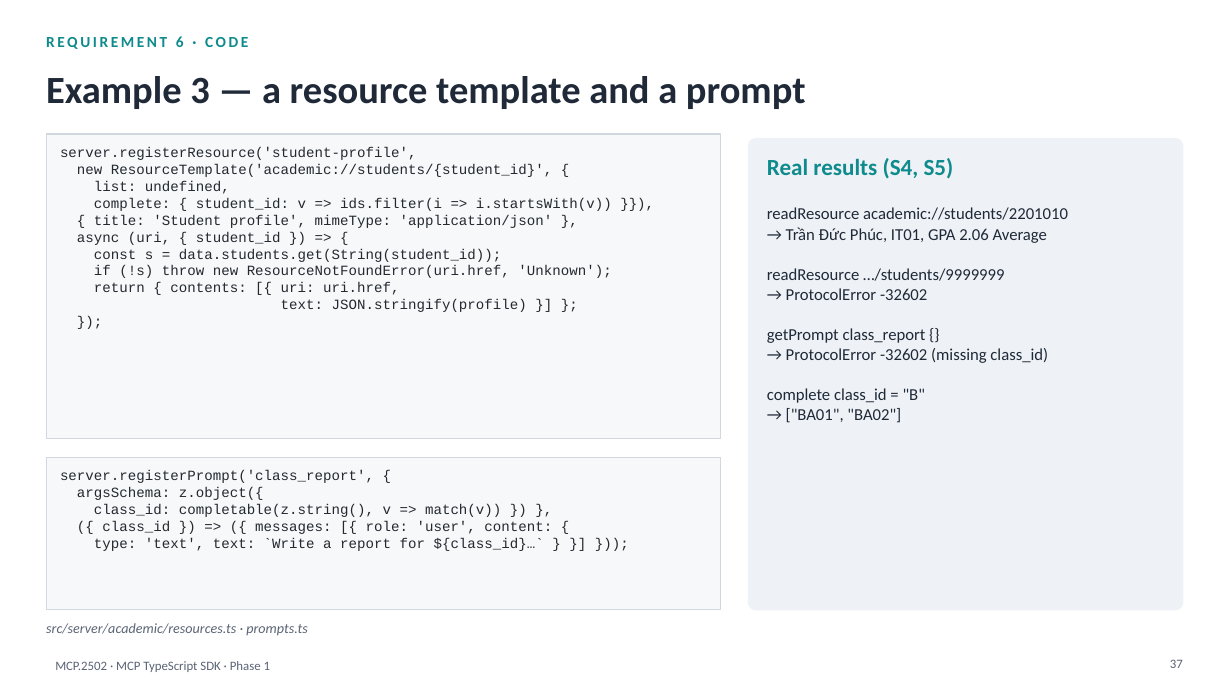
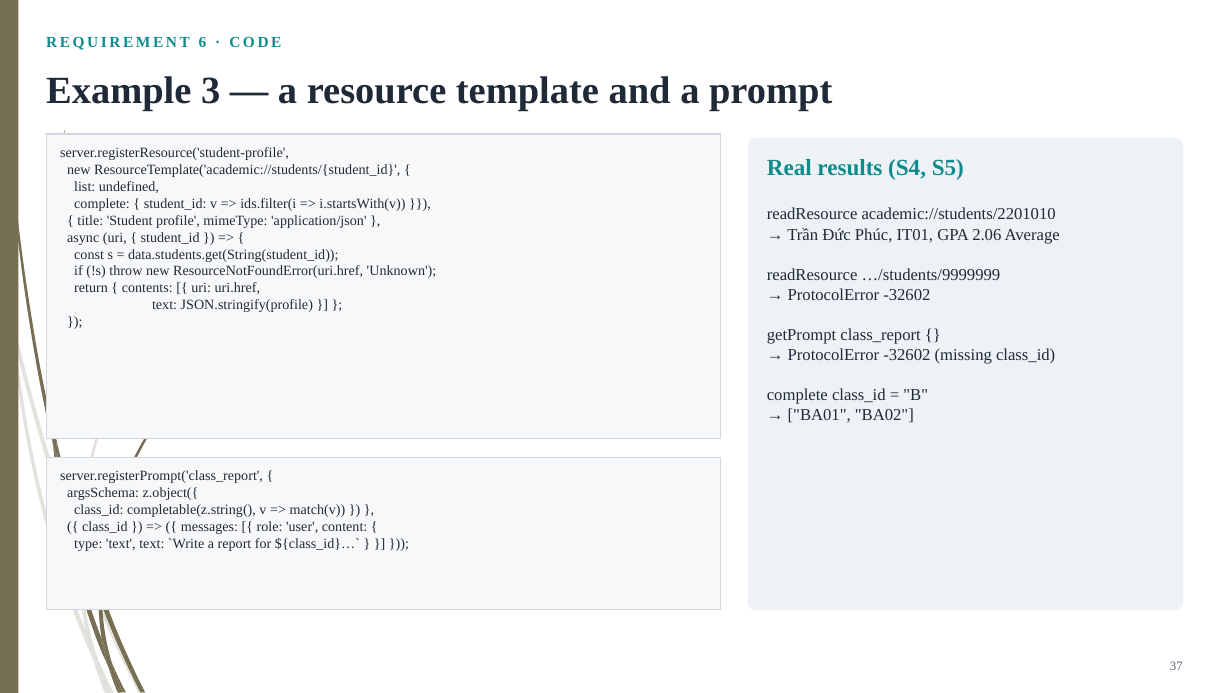
Before and after one commit to HaHiepThanh/mcp-ts, a slide deck: slide 37 of phase1/MCP-TS-SDK-phase1.pptx. Drawn at 1232x693 pixels with LibreOffice and Linux fonts; fonts in the diff are those of the drawing. Boxes give left, top, right and bottom in pixels: in the first picture for what was removed or moved away, otherwise in the second. Text is boxed around its words. In the diff, an @@ line names an element or a change of style, - is before the commit and + after.

```diff
--- a/phase1/MCP-TS-SDK-phase1.pptx
+++ b/phase1/MCP-TS-SDK-phase1.pptx
@@ rectangle added at [0, 0, 18, 693], fill #766F54 @@
@@ text "server.registerResource('student-profile'," at [60, 147, 437, 312]: font Courier New to Times New Roman @@
@@ font Calibri to Times New Roman in 4 elements at [46, 36, 281, 50], [46, 76, 832, 111], [767, 159, 964, 180], [767, 207, 1060, 423] @@
@@ text "server.registerPrompt('class_report', {" at [60, 470, 368, 551]: font Courier New to Times New Roman @@
@@ text removed at [46, 623, 308, 636] @@
-src/server/academic/resources.ts · prompts.ts
@@ group added at [0, 141, 288, 693]: 9 freeform shapes @@
@@ group added at [3, 0, 240, 693]: 11 freeform shapes @@
@@ page number at [1170, 661, 1183, 670]: font Calibri to Times New Roman; vertical alignment top to middle @@
@@ text removed at [55, 661, 270, 672] @@
-MCP.2502 · MCP TypeScript SDK · Phase 1
```
Also in this commit, not shown: 45 other slides changed, 36 other files.
